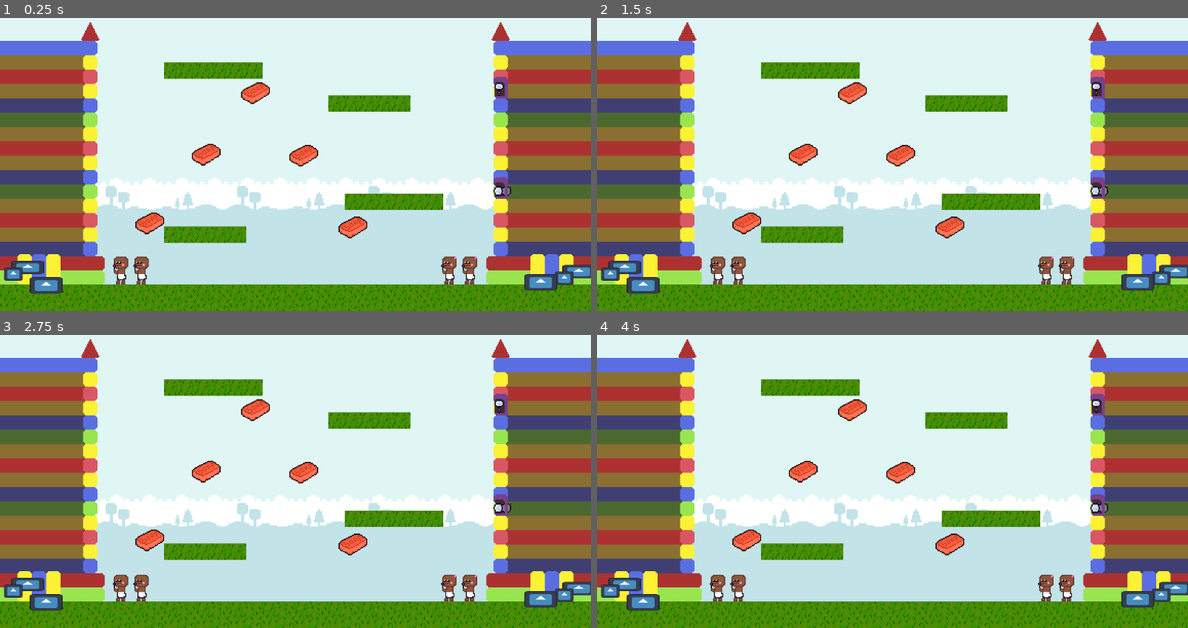
Above: before the commit, frames 1-4 (two rows, left to right).
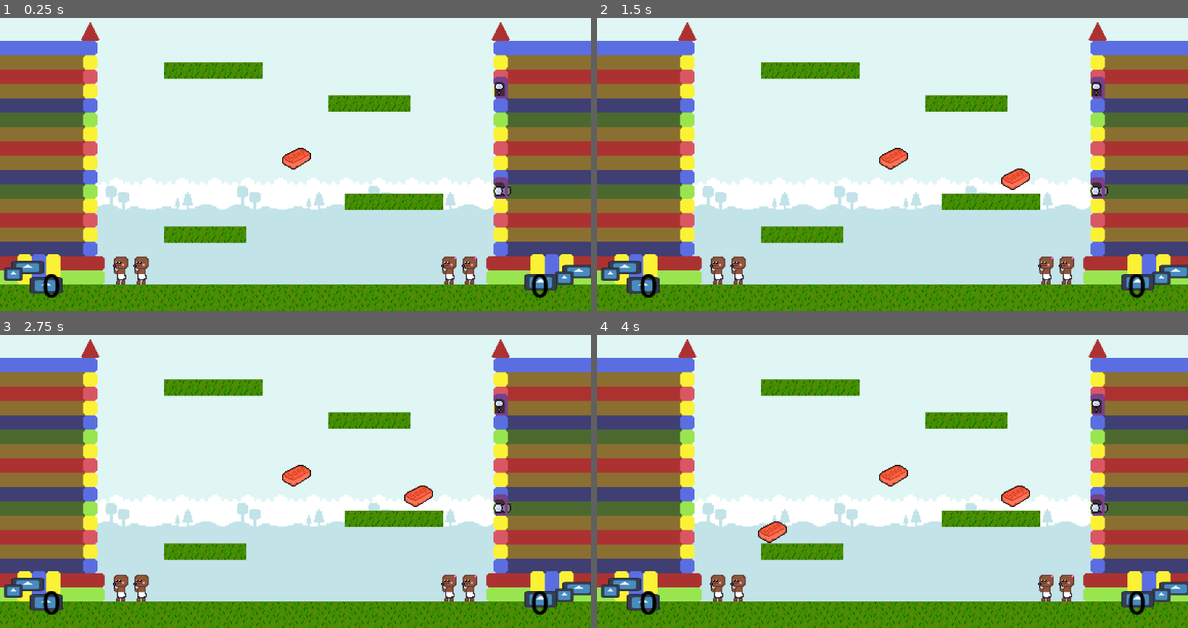
Above: after the commit, the same moments.

Repository: Konillon/GGJ25_Godot
Game: Godot game, scene res://scenes/sandbox.tscn
Two runs of this game, one before a commit and one after it. Both use one fixed random seed, a clock stepped at 60 frames per second and the inputs below. The engine's default icon, where the game draws it, is replaced by a stand-in: a white triangle on a blue panel in a dark square.
Inputs:
- Up to frame 1 (0.25 s): no input
- Up to frame 2 (1.5 s): no input
- Up to frame 3 (2.75 s): no input
- Up to frame 4 (4 s): tap Enter at 2.75 s

The runs differ from the first frame. In frame 1, 1.5% of the frame differs, in the area x 7-93%, y 21-96%; in frame 2, 1.8%; in frame 3, 1.8%; in frame 4, 2.0%.

Commit message:
spawner de sabao

Diff:
--- a/scenes/sandbox.tscn
+++ b/scenes/sandbox.tscn
@@ -10,6 +10,12 @@
 [ext_resource type="TileSet" uid="uid://w73srp740ydj" path="res://mini_tiles.tres" id="5_ny5dr"]
 [ext_resource type="TileSet" uid="uid://bg4imhqttpbp8" path="res://tiles.tres" id="6_70f06"]
 [ext_resource type="AudioStream" uid="uid://tscof6otxisl" path="res://music/main_theme.mp3" id="9_60svy"]
+[ext_resource type="Script" path="res://scripts/score.gd" id="11_danc5"]
+[ext_resource type="Script" path="res://scripts/spawner.gd" id="11_ev66p"]
+
+[sub_resource type="LabelSettings" id="LabelSettings_kw2x0"]
+font_size = 32
+font_color = Color(0, 0, 0, 1)
 
 [node name="Sandbox" type="Node2D"]
 
@@ -36,9 +42,6 @@
 [node name="Sprite2D3" type="Sprite2D" parent="Castle2"]
 position = Vector2(-48, 33.5)
 texture = ExtResource("3_mluqk")
-
-[node name="Camera2D" type="Camera2D" parent="."]
-zoom = Vector2(2, 2)
 
 [node name="Platforms" type="TileMapLayer" parent="."]
 position = Vector2(0, 15.74)
@@ -101,24 +104,94 @@
 position = Vector2(239, 142)
 team = 1
 
-[node name="Soap" parent="." instance=ExtResource("5_jrek0")]
-position = Vector2(-141, 73)
-
-[node name="Soap2" parent="." instance=ExtResource("5_jrek0")]
-position = Vector2(-86, 6)
-
-[node name="Soap3" parent="." instance=ExtResource("5_jrek0")]
-position = Vector2(-38, -54)
-
-[node name="Soap4" parent="." instance=ExtResource("5_jrek0")]
-position = Vector2(9, 7)
-
-[node name="Soap5" parent="." instance=ExtResource("5_jrek0")]
-position = Vector2(57, 77)
-
 [node name="Music" type="AudioStreamPlayer" parent="."]
 stream = ExtResource("9_60svy")
 autoplay = true
+
+[node name="Camera2D" type="Camera2D" parent="."]
+zoom = Vector2(2, 2)
+
+[node name="Spawner" type="Node2D" parent="." node_paths=PackedStringArray("points")]
+script = ExtResource("11_ev66p")
+points = [NodePath("Point"), NodePath("Point2"), NodePath("Point3"), NodePath("Point5"), NodePath("Point4")]
+soap = ExtResource("5_jrek0")
+
+[node name="Point" type="Node2D" parent="Spawner"]
+position = Vector2(2, 10)
+
+[node name="Point2" type="Node2D" parent="Spawner"]
+position = Vector2(121, 30)
+
+[node name="Point3" type="Node2D" parent="Spawner"]
+position = Vector2(64, 32)
+
+[node name="Point4" type="Node2D" parent="Spawner"]
+position = Vector2(-65, 65)
+
+[node name="Point5" type="Node2D" parent="Spawner"]
+position = Vector2(-116, 65)
+
+[node name="Point6" type="Node2D" parent="Spawner"]
+position = Vector2(40, -64)
+
+[node name="Point7" type="Node2D" parent="Spawner"]
+position = Vector2(100, -64)
+
+[node name="Point8" type="Node2D" parent="Spawner"]
+position = Vector2(-109, -93)
+
+[node name="Point9" type="Node2D" parent="Spawner"]
+position = Vector2(-53, -99)
+
+[node name="Point10" type="Node2D" parent="Spawner"]
+position = Vector2(-167, -17)
+
+[node name="Point11" type="Node2D" parent="Spawner"]
+position = Vector2(161, -4)
+
+[node name="Control" type="Control" parent="."]
+layout_mode = 3
+anchors_preset = 15
+anchor_right = 1.0
+anchor_bottom = 1.0
+grow_horizontal = 2
+grow_vertical = 2
+
+[node name="ScoreTeam0" type="Label" parent="Control"]
+layout_mode = 1
+anchors_preset = 2
+anchor_top = 1.0
+anchor_bottom = 1.0
+offset_left = -288.0
+offset_top = 112.0
+offset_right = -188.0
+offset_bottom = 162.0
+grow_vertical = 0
+text = "0"
+label_settings = SubResource("LabelSettings_kw2x0")
+horizontal_alignment = 1
+vertical_alignment = 1
+script = ExtResource("11_danc5")
+
+[node name="ScoreTeam1" type="Label" parent="Control"]
+layout_mode = 1
+anchors_preset = 3
+anchor_left = 1.0
+anchor_top = 1.0
+anchor_right = 1.0
+anchor_bottom = 1.0
+offset_left = 188.0
+offset_top = 112.0
+offset_right = 288.0
+offset_bottom = 162.0
+grow_horizontal = 0
+grow_vertical = 0
+text = "0"
+label_settings = SubResource("LabelSettings_kw2x0")
+horizontal_alignment = 1
+vertical_alignment = 1
+script = ExtResource("11_danc5")
+team = 1
 
 [connection signal="on_pressed" from="Button" to="CannonWeak" method="_on_button_on_pressed"]
 [connection signal="on_pressed" from="Button2" to="CannonWeak2" method="_on_button_on_pressed"]
--- a/scripts/autoloads/soap_manager.gd
+++ b/scripts/autoloads/soap_manager.gd
@@ -2,6 +2,7 @@
 
 
 var soap_counts : Array[int]
+signal on_update_soaps(team: int, new_count: int)
 
 
 func _ready() -> void:
@@ -23,6 +24,7 @@
 		return
 
 	soap_counts[team] += 1
+	on_update_soaps.emit(team, soap_counts[team])
 
 
 func take_soaps(team: int, amount: int):
@@ -31,3 +33,4 @@
 
 	soap_counts[team] -= amount
 	soap_counts[team] = max(soap_counts[team], 0)
+	on_update_soaps.emit(team, soap_counts[team])
--- a/scripts/bubble.gd
+++ b/scripts/bubble.gd
@@ -35,13 +35,14 @@
 
 func _on_body_entered(body: Node2D) -> void:
 	if abs(_velocity.x) < 0.2 or _player:
-		if body.global_position.y > global_position.y + 20:
-			destroy_bubble()
-		else: # jump
-			var p := body as PlayerMovement
-			if p:
-				p.velocity.y = -300 # TODO: ajustar pulo
-			destroy_bubble()
+		if body is PlayerMovement:
+			if body.global_position.y > global_position.y + 20:
+				destroy_bubble()
+			else: # jump
+				var p := body as PlayerMovement
+				if p:
+					p.velocity.y = -300 # TODO: ajustar pulo
+				destroy_bubble()
 	else:
 		if _velocity.dot(body.global_position - global_position) < 0.0:
 			return
--- /dev/null
+++ b/scripts/score.gd
@@ -0,0 +1,16 @@
+extends Label
+
+
+@export var team : int
+
+
+# Called when the node enters the scene tree for the first time.
+func _init() -> void:
+	SoapManager.on_update_soaps.connect(_update_text)
+
+
+# Called every frame. 'delta' is the elapsed time since the previous frame.
+func _update_text(team_id: int, score: int):
+	if team != team_id:
+		return
+	text = str(score)
--- /dev/null
+++ b/scripts/spawner.gd
@@ -0,0 +1,45 @@
+extends Node
+
+
+@export var points : Array[Node2D]
+@export var spawn_time : float = 1.0
+@export var max_amount : int = 3
+@export var soap : PackedScene
+
+var _timer : float
+var _objects : Array[NodePath]
+
+
+func _ready() -> void:
+	pass
+
+
+func count() -> int:
+	var i : int = 0
+	while i < _objects.size():
+		if not get_tree().current_scene.has_node(_objects[i]):
+			_objects.remove_at(i)
+		else:
+			i += 1
+
+	return _objects.size()
+
+
+func do_spawn():
+	var i := randi_range(0, points.size() - 1)
+	var pos := points[i].global_position
+	for obj in _objects:
+		if get_node(obj) and pos.distance_squared_to((get_node(obj) as Node2D).global_position) < 0.1:
+			return
+	var new_soap := soap.instantiate() as Node2D
+	new_soap.global_position = pos
+	get_tree().current_scene.add_child(new_soap)
+	_objects.push_back(new_soap.get_path())
+
+
+# Called every frame. 'delta' is the elapsed time since the previous frame.
+func _process(delta: float) -> void:
+	_timer -= delta
+	if _timer <= 0.0 and count() < max_amount:
+		do_spawn()
+		_timer += spawn_time
Not shown: 1 places in scenes/sandbox.tscn that only renumber resources
